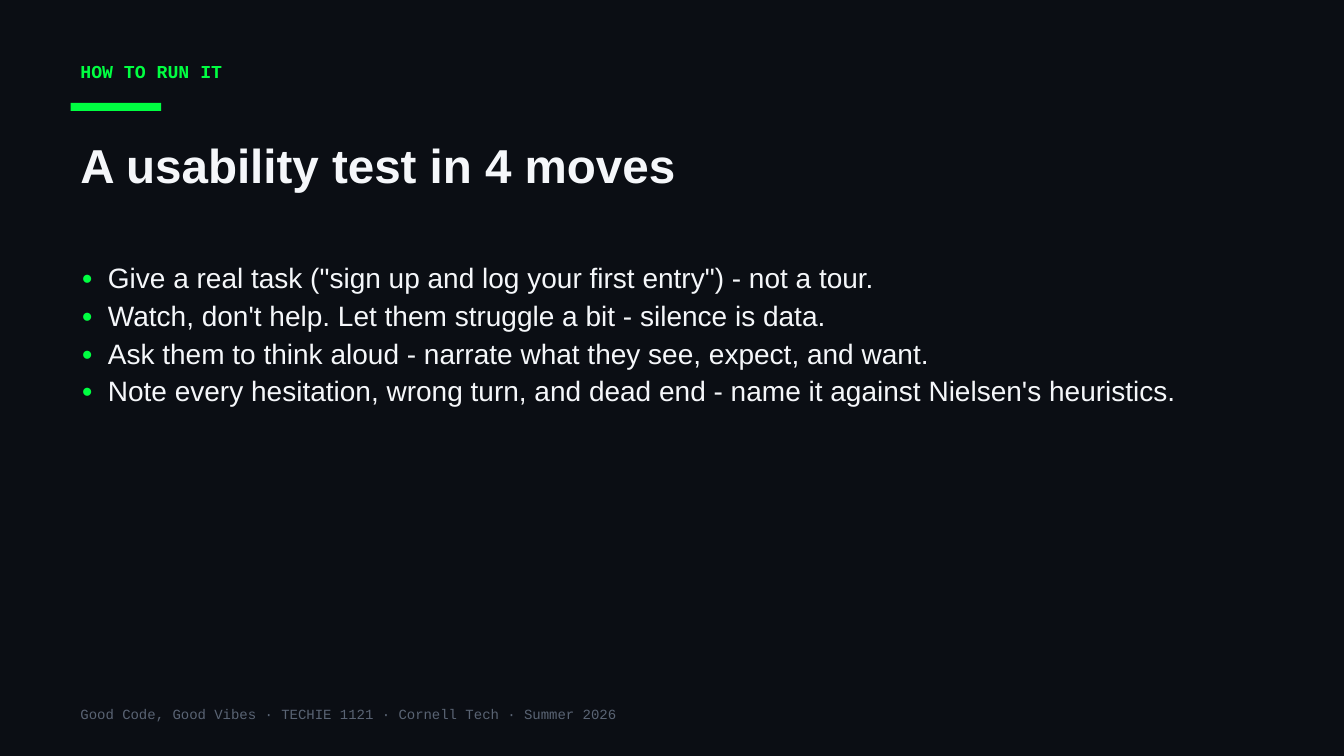
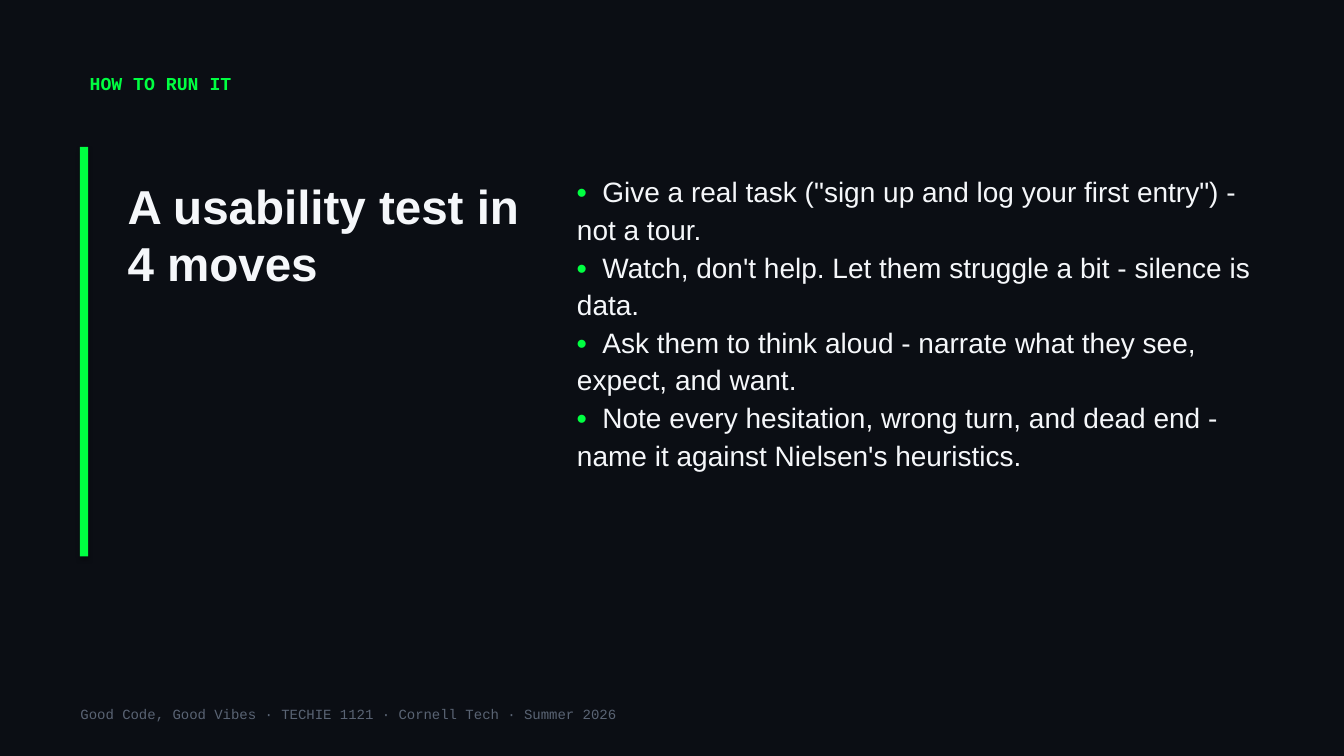
Before and after one commit to Cornell-Tech-Vibe-Coding-Summer-2026/website, a slide deck: slide 12 of slides/Week3-Mon-User-Testing-I.pptx (slide 7 before the commit). Drawn at 1344x756 pixels with LibreOffice and Linux fonts; fonts in the diff are those of the drawing. Boxes give left, top, right and bottom in pixels: in the first picture for what was removed or moved away, otherwise in the second. Text is boxed around its words. In the diff, an @@ line names an element or a change of style, - is before the commit and + after.

Commit message:
Publish Week 3 usability testing materials

```diff
--- a/slides/Week3-Mon-User-Testing-I.pptx
+++ b/slides/Week3-Mon-User-Testing-I.pptx
@@ text "HOW TO RUN IT": place and size @@
-text "HOW TO RUN IT" at <box>80,66,222,78</box>
+text "HOW TO RUN IT" at <box>90,78,232,90</box>
@@ rectangle: place and size @@
-rectangle at <box>71,103,161,111</box>
+rectangle at <box>80,147,88,557</box>
@@ rectangle at <box>80,147,88,557</box>: shadow on @@
@@ text "A usability test in 4 ..." rewrapped from <box>80,148,676,192</box> to <box>128,189,519,282</box> @@
@@ text "• Give a real task ..." rewrapped from <box>108,267,1175,406</box> to <box>577,181,1250,471</box> @@
```
Also in this commit, not shown: 13 other slides changed, 21 slides added, 2 slides removed, 3 other files.
